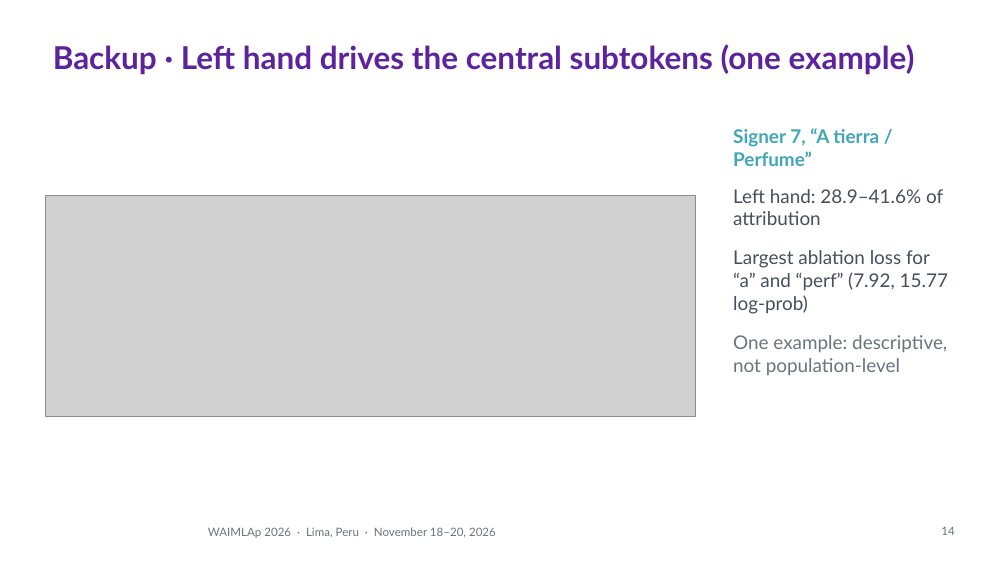
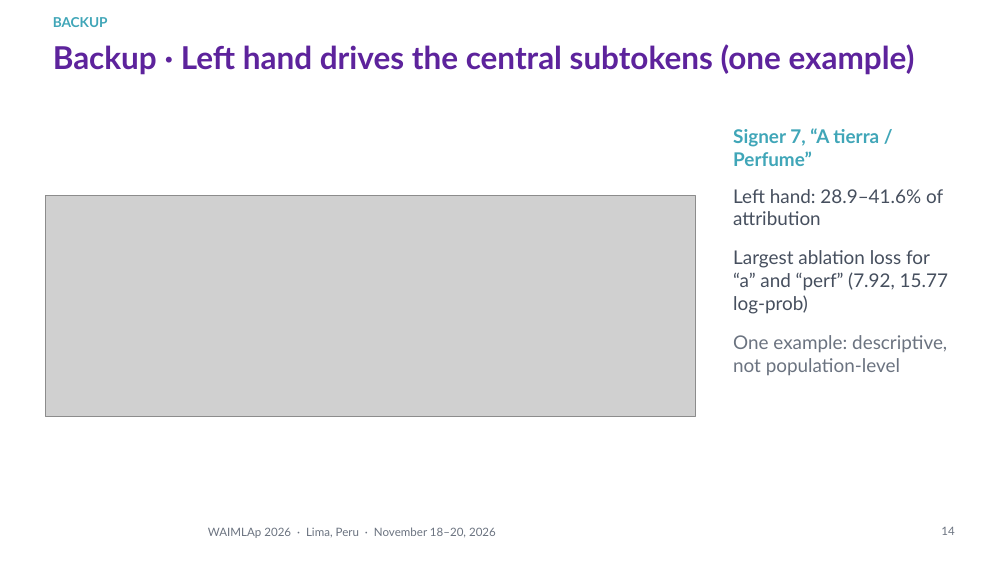
Before and after one commit to Percep3/Imitator, a slide deck: slide 14 of presentation/waimlap2026/imitator_waimlap2026.pptx. Drawn at 1008x567 pixels with LibreOffice and Linux fonts; fonts in the diff are those of the drawing; grey boxes stand for pictures; background and template pictures are left out. Boxes give left, top, right and bottom in pixels: in the first picture for what was removed or moved away, otherwise in the second. Text is boxed around its words. In the diff, an @@ line names an element or a change of style, - is before the commit and + after.

```diff
--- a/presentation/waimlap2026/imitator_waimlap2026.pptx
+++ b/presentation/waimlap2026/imitator_waimlap2026.pptx
@@ text added at <box>53,17,108,27</box>, 13 pt, text #40A6B8, bold @@
+BACKUP
```
Also in this commit, not shown: 10 other slides changed, 1 slide added, 1 slide removed, 6 other files.
